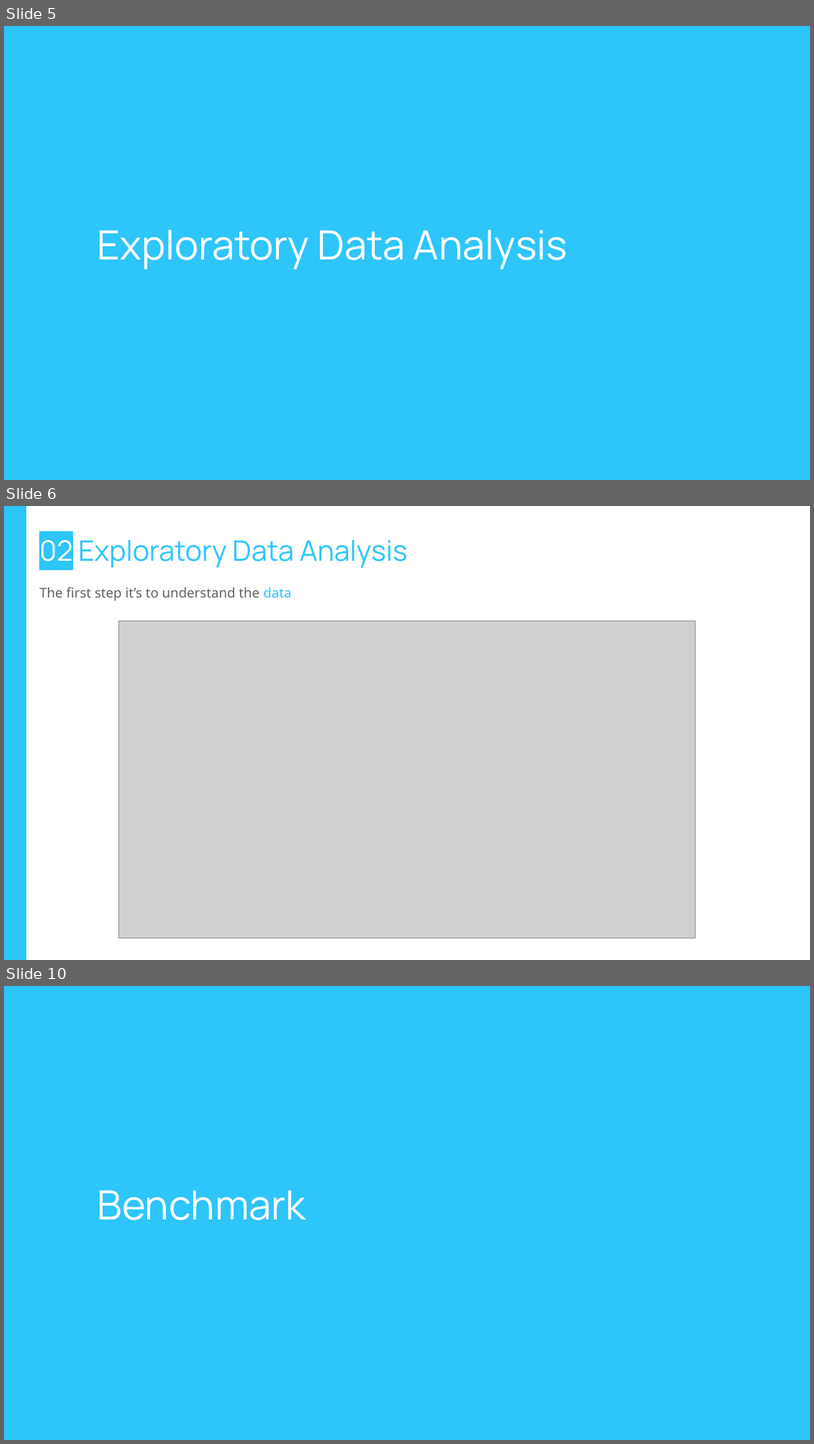
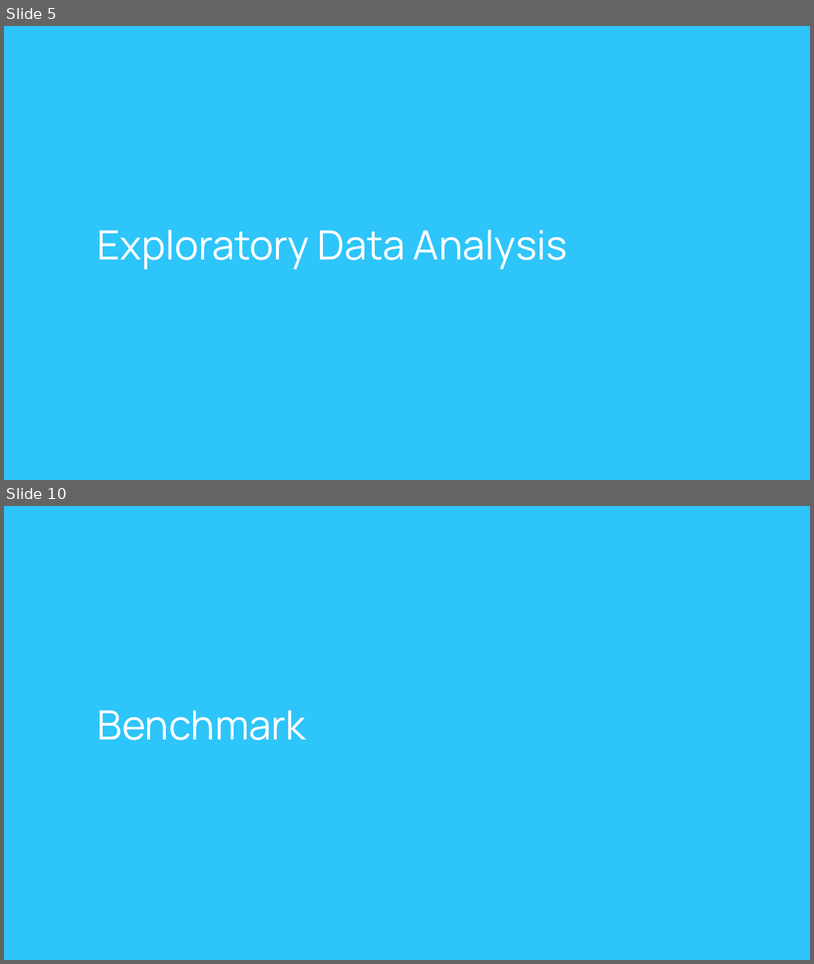
Before and after one commit to dplazau/ironhack-bootcamp, a slide deck: projects/ironhack-final-project/src/presentation/final-project-slides.pptx. Shown one above the other, each under a label of ours: slides 5, 6 and 10 before the commit, slides 5 and 10 after it; the slides between them are not shown. The pictures are 814x1444 and 814x964 pixels, drawn with LibreOffice and Linux fonts; fonts in the diff are those of the drawing; grey boxes stand for pictures; background and template pictures are left out. Boxes give left, top, right and bottom in pixels: in the first picture for what was removed or moved away, otherwise in the second. Text is boxed around its words. In the diff, an @@ line names an element or a change of style, - is before the commit and + after.

```diff
--- a/projects/ironhack-final-project/src/presentation/final-project-slides.pptx
+++ b/projects/ironhack-final-project/src/presentation/final-project-slides.pptx
@@ slide 6 removed at <box>4,506,810,960</box>, background #FFFFFF @@
@@ rectangle removed at <box>4,506,26,960</box> @@
@@ title removed at <box>39,540,408,568</box> @@
-02 Exploratory Data Analysis
@@ text removed at <box>39,587,291,601</box> @@
-The first step it’s to understand the data
@@ picture removed at <box>118,620,695,937</box> @@
```
Also in this commit, not shown: 13 slides changed, 3 slides added, 5 other slides removed, 3 other files.
